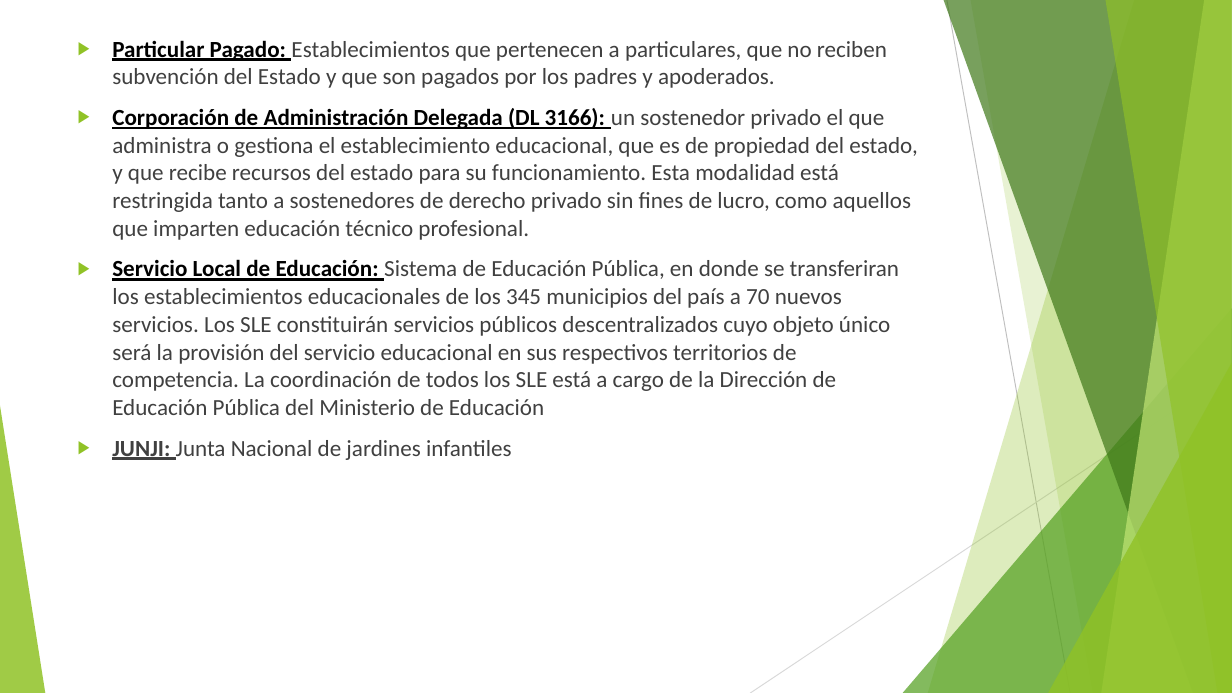
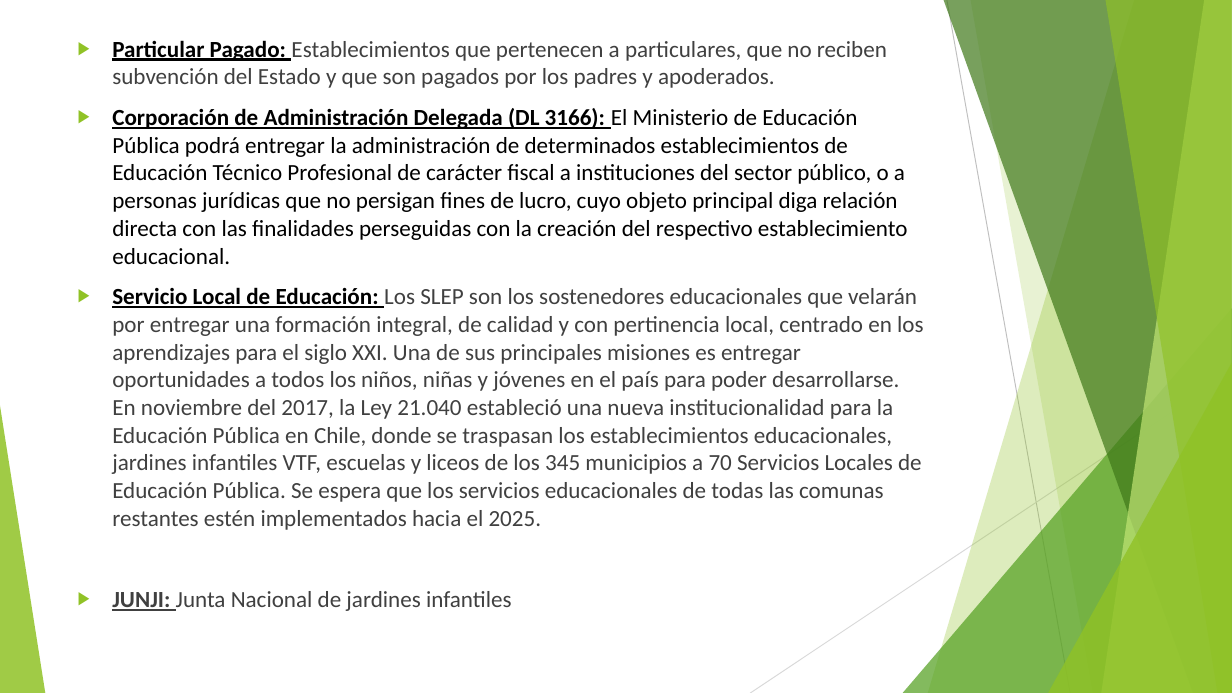
Before and after one commit to Sud-Austral/DATA-EDUCACION, a slide deck: slide 2 of Conceptos Data educacion.pptx. Drawn at 1232x693 pixels with LibreOffice and Linux fonts; fonts in the diff are those of the drawing. Boxes give left, top, right and bottom in pixels: in the first picture for what was removed or moved away, otherwise in the second. Text is boxed around its words. In the diff, an @@ line names an element or a change of style, - is before the commit and + after.

```diff
--- a/Conceptos Data educacion.pptx
+++ b/Conceptos Data educacion.pptx
@@ text at (x1=112, y1=108, x2=923, y2=530): text changed @@
-▶ Corporación de Administración Delegada (DL 3166): un sostenedor privado el que administra o gestiona el establecimiento educacional, que es de propiedad del estado, y que recibe recursos del estado para su funcionamiento. Esta modalidad está restringida tanto a sostenedores de derecho privado sin fines de lucro, como aquellos que imparten educación técnico profesional.
-▶ Servicio Local de Educación: Sistema de Educación Pública, en donde se transferiran los establecimientos educacionales de los 345 municipios del país a 70 nuevos servicios. Los SLE constituirán servicios públicos descentralizados cuyo objeto único será la provisión del servicio educacional en sus respectivos territorios de competencia. La coordinación de todos los SLE está a cargo de la Dirección de Educación Pública del Ministerio de Educación
+▶ Corporación de Administración Delegada (DL 3166): El Ministerio de Educación Pública podrá entregar la administración de determinados establecimientos de Educación Técnico Profesional de carácter fiscal a instituciones del sector público, o a personas jurídicas que no persigan fines de lucro, cuyo objeto principal diga relación directa con las finalidades perseguidas con la creación del respectivo establecimiento educacional.
+▶ Servicio Local de Educación: Los SLEP son los sostenedores educacionales que velarán por entregar una formación integral, de calidad y con pertinencia local, centrado en los aprendizajes para el siglo XXI. Una de sus principales misiones es entregar oportunidades a todos los niños, niñas y jóvenes en el país para poder desarrollarse. En noviembre del 2017, la Ley 21.040 estableció una nueva institucionalidad para la Educación Pública en Chile, donde se traspasan los establecimientos educacionales, jardines infantiles VTF, escuelas y liceos de los 345 municipios a 70 Servicios Locales de Educación Pública. Se espera que los servicios educacionales de todas las comunas restantes estén implementados hacia el 2025.
```
Also in this commit, not shown: 1 other file.
